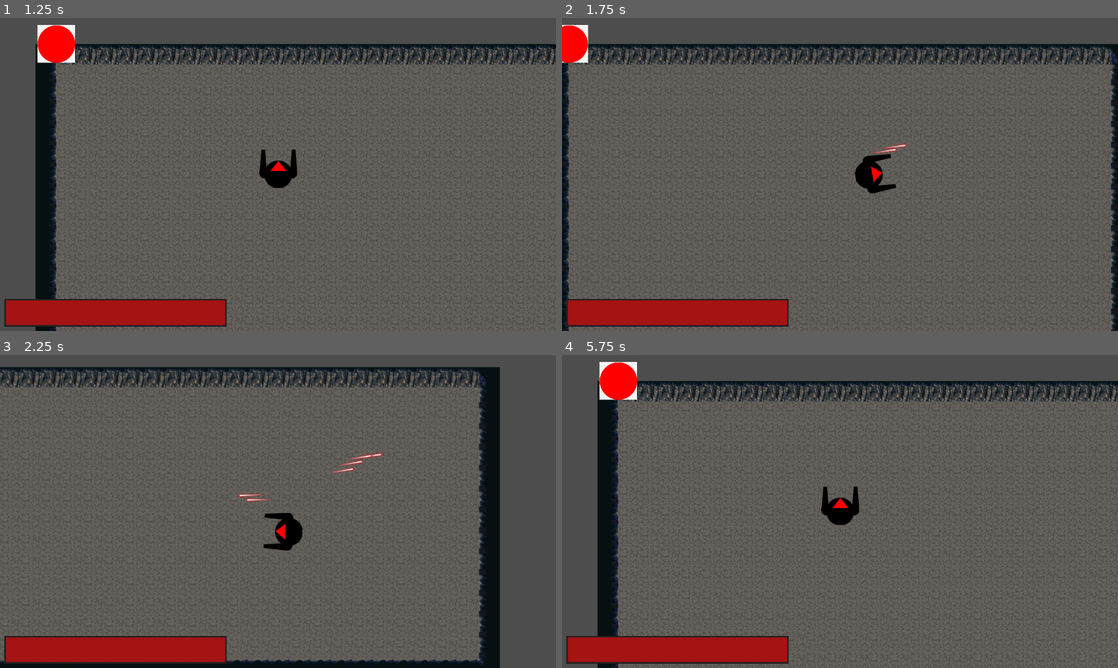
Above: before the commit, frames 1-4 (two rows, left to right).
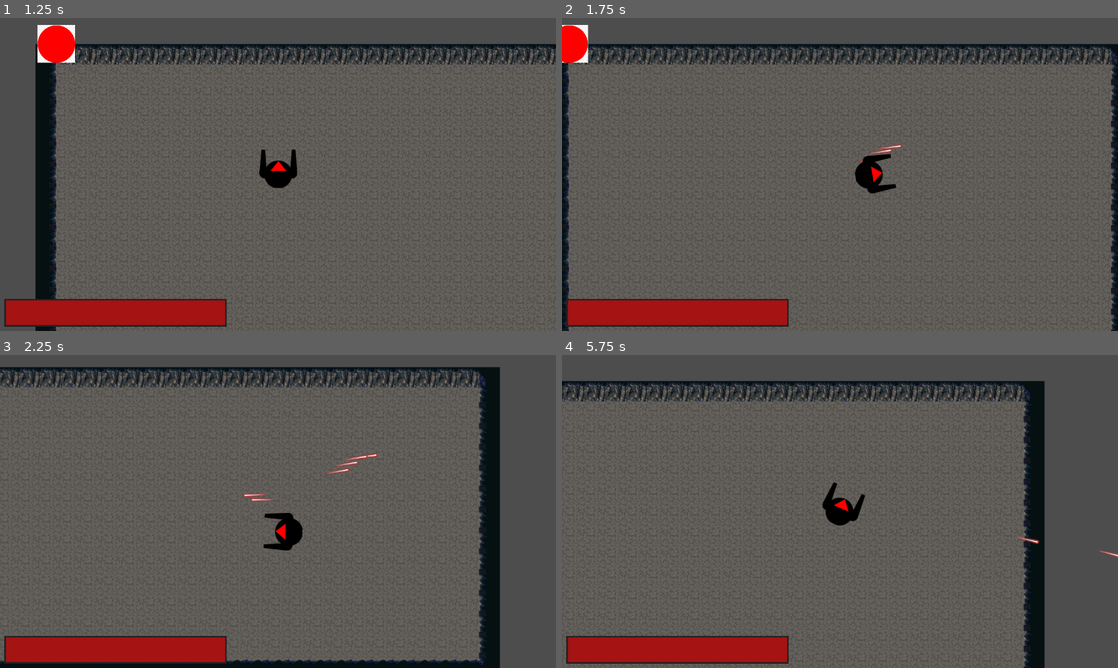
Above: after the commit, the same moments.

Repository: JehtBlack/tiny-creatures
Game: Godot game, scene res://scenes/main_menu.tscn
Two runs of this game, one before a commit and one after it. Both use one fixed random seed, a clock stepped at 60 frames per second and the inputs below.
Inputs (mouse positions are in pixels of both pictures, inside the frame that each line leads up to):
- Up to frame 1 (1.25 s): click "Play" at 0.5 s
- Up to frame 2 (1.75 s): tap Enter at 1.25 s; move the mouse to (962, 158) at 1.27 s; press the mouse at (962, 158) at 1.28 s; hold D (Right) from 1.28 s (still down)
- Up to frame 3 (2.25 s): move the mouse to (166, 527) at 2.02 s; release D (Right) at 2.03 s; release the mouse at (166, 527) at 2.03 s; hold S (Backward) from 2.03 s (still down); right-click (166, 527) at 2.1 s
- Up to frame 4 (5.75 s): move the mouse to (895, 442) at 2.77 s; release S (Backward) at 2.78 s; press the mouse at (895, 442) at 2.78 s; hold D (Right) 2.78-3.53 s; move the mouse to (812, 574) at 3.52 s; release the mouse at (812, 574) at 3.53 s; hold W (Forward) 3.53-4.28 s; right-click (812, 574) at 3.6 s; move the mouse to (1006, 558) at 4.27 s; press the mouse at (1006, 558) at 4.28 s; hold A (Left) 4.28-5 s; tap Escape at 4.9 s; release the mouse at (1006, 558) at 5 s; click (840, 508) at 5 s, where only the run before the commit has a clickable "Retry"

Frame 1 is identical in both runs. In frame 2, less than 0.1% of the frame differs, in the area x 53-62%, y 40-46%; in frame 3, 0.2%; in frame 4, 12%, in the area x 0-100%, y 2-100%.

Commit message:
Add ability for bullet to harm player
add health depletion signal to facilitate the fail state

Diff:
--- a/scenes/bullet.tscn
+++ b/scenes/bullet.tscn
@@ -6,12 +6,13 @@
 
 [sub_resource type="CapsuleShape2D" id="CapsuleShape2D_mfaow"]
 radius = 3.0
-height = 50.0
+height = 26.0
 
 [node name="Bullet" instance=ExtResource("1_cpgsb")]
 script = ExtResource("1_oxbwp")
 
 [node name="Sprite2D" parent="." index="0"]
+position = Vector2(-11, 0)
 texture = ExtResource("2_6uu7h")
 
 [node name="CollisionShape2D" parent="." index="1"]
--- a/scenes/persistent/player_data.gd
+++ b/scenes/persistent/player_data.gd
@@ -2,6 +2,7 @@
 
 signal max_health_changed(new_max_health: int)
 signal health_changed(new_health: int)
+signal health_depleted
 
 @export var max_health: int = 30:
     set(value):
@@ -12,6 +13,8 @@
     set(value):
         health = min(max(value, 0), max_health)
         health_changed.emit(health)
+        if health == 0:
+            health_depleted.emit()
 
 var left_guns: Array = []
 var right_guns: Array = []
--- a/scenes/player.gd
+++ b/scenes/player.gd
@@ -3,11 +3,11 @@
 signal spawn_projectile(projectile: PackedScene, spawn_position: Vector2, direction: Vector2, speed: float)
 
 @export var speed = 400
-var health = 30
 
 var look = true
 
 func _ready():
+	PlayerData.health_depleted.connect(_on_health_depleted)
 	# iterate through guns in PlayerData and instantiate them
 	pass
 
@@ -30,6 +30,9 @@
 func _on_control_mouse_exited():
 	look = true
 
+func _on_health_depleted():
+	print("Player died")
+	queue_free()
 
 func shoot():
 	if Input.is_action_pressed("ShootLeft"):
@@ -39,6 +42,4 @@
 
 
 func hit(damage):
-	health = health - damage
-	if health <= 0:
-		pass # fail state of zero health
+	PlayerData.health -= damage
--- a/scenes/player.tscn
+++ b/scenes/player.tscn
@@ -8,7 +8,7 @@
 [sub_resource type="CircleShape2D" id="CircleShape2D_ldg6g"]
 radius = 32.0156
 
-[node name="Player" type="CharacterBody2D"]
+[node name="Player" type="CharacterBody2D" groups=["damageable"]]
 collision_mask = 62
 script = ExtResource("1_y1rou")
 
--- a/scenes/projectile.tscn
+++ b/scenes/projectile.tscn
@@ -4,7 +4,7 @@
 
 [node name="Projectile" type="Area2D"]
 collision_layer = 32
-collision_mask = 10
+collision_mask = 11
 script = ExtResource("1_m5fys")
 
 [node name="Sprite2D" type="Sprite2D" parent="."]
--- a/scenes/super_level.gd
+++ b/scenes/super_level.gd
@@ -3,15 +3,7 @@
 
 # Called when the node enters the scene tree for the first time.
 func _ready() -> void:
-	pass # Replace with function body.
-
-
-# Called every frame. 'delta' is the elapsed time since the previous frame.
-func _process(_delta: float) -> void:
-
-	if Input.is_key_pressed(KEY_ESCAPE):
-		var end_screen = preload("res://scenes/end_screen.tscn").instantiate()
-		add_child(end_screen)
+	PlayerData.health_depleted.connect(_on_player_health_depleted)
 
 func spawn_projectile(projectile: PackedScene, spawn_position: Vector2, direction: Vector2, speed: float) -> void:
 	var projectile_instance = projectile.instantiate() as Projectile
@@ -22,3 +14,7 @@
 
 func _on_player_spawn_projectile(projectile: PackedScene, spawn_position: Vector2, direction: Vector2, speed: float) -> void:
 	spawn_projectile(projectile, spawn_position, direction, speed)
+
+func _on_player_health_depleted() -> void:
+	var end_screen = preload("res://scenes/end_screen.tscn").instantiate()
+	add_child(end_screen)
